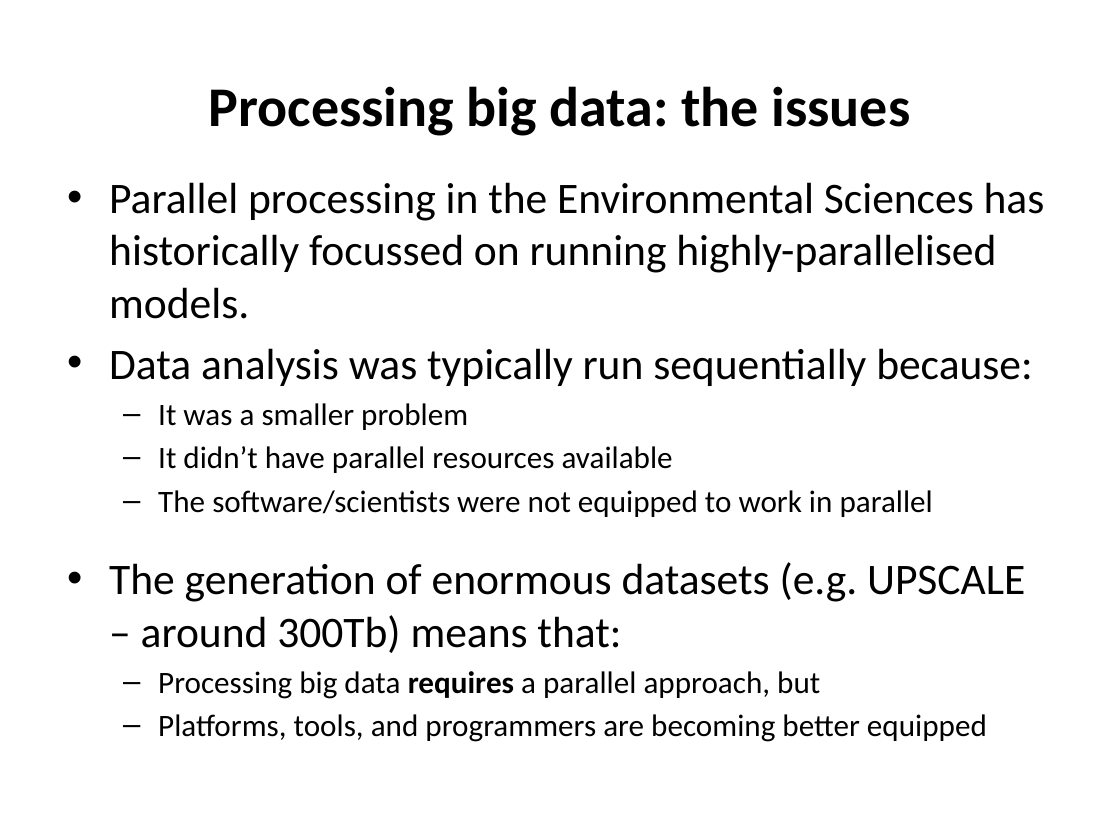
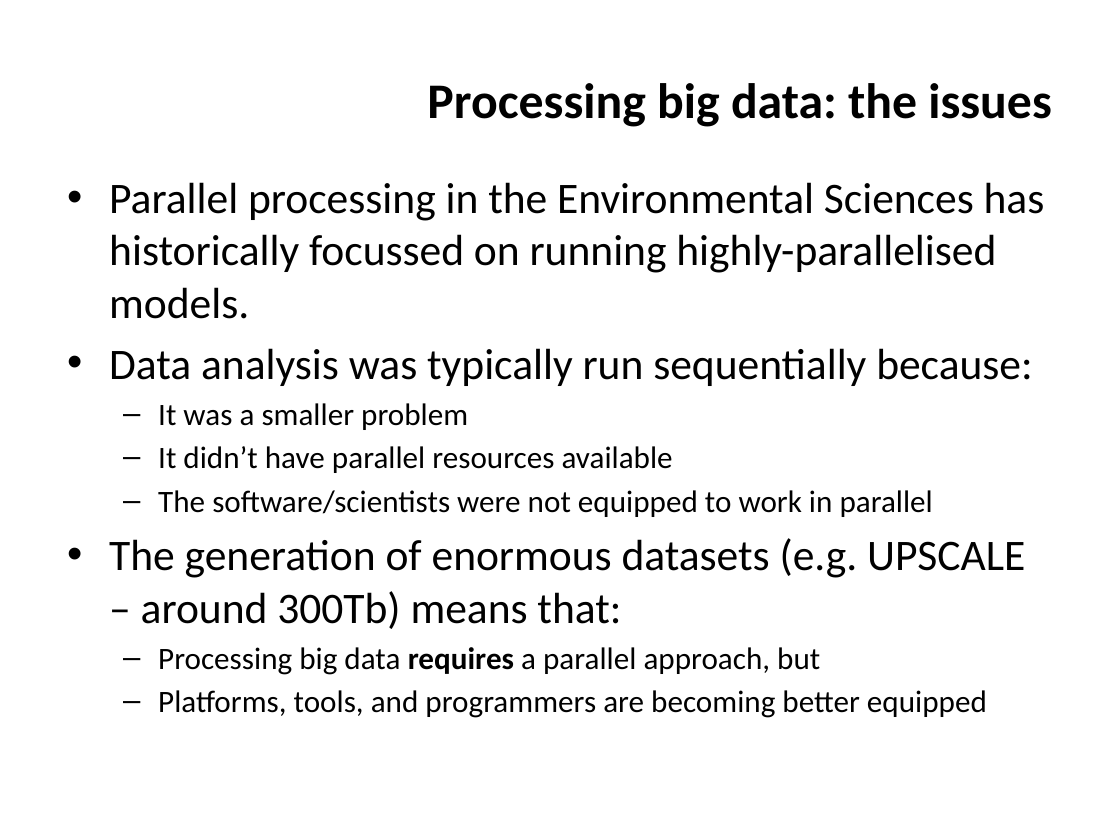
Before and after one commit to ncasuk/ncas-isc, a slide deck: slide 3 of overview_presentations/Parallel_Processing_Large_Data.pptx. Drawn at 1120x840 pixels with LibreOffice and Linux fonts; fonts in the diff are those of the drawing; background and template pictures are left out. Boxes give left, top, right and bottom in pixels: in the first picture for what was removed or moved away, otherwise in the second. Text is boxed around its words. In the diff, an @@ line names an element or a change of style, - is before the commit and + after.

```diff
--- a/overview_presentations/Parallel_Processing_Large_Data.pptx
+++ b/overview_presentations/Parallel_Processing_Large_Data.pptx
@@ title "Processing big data: the issues" at (427,83,1052,127): size 36 to 32 pt; alignment centre to right @@
@@ text "Parallel processing in the Environmental ..." rewrapped from (109,182,1045,742) to (109,182,1045,718) @@
```
Also in this commit, not shown: 25 other slides changed, 5 other files.
